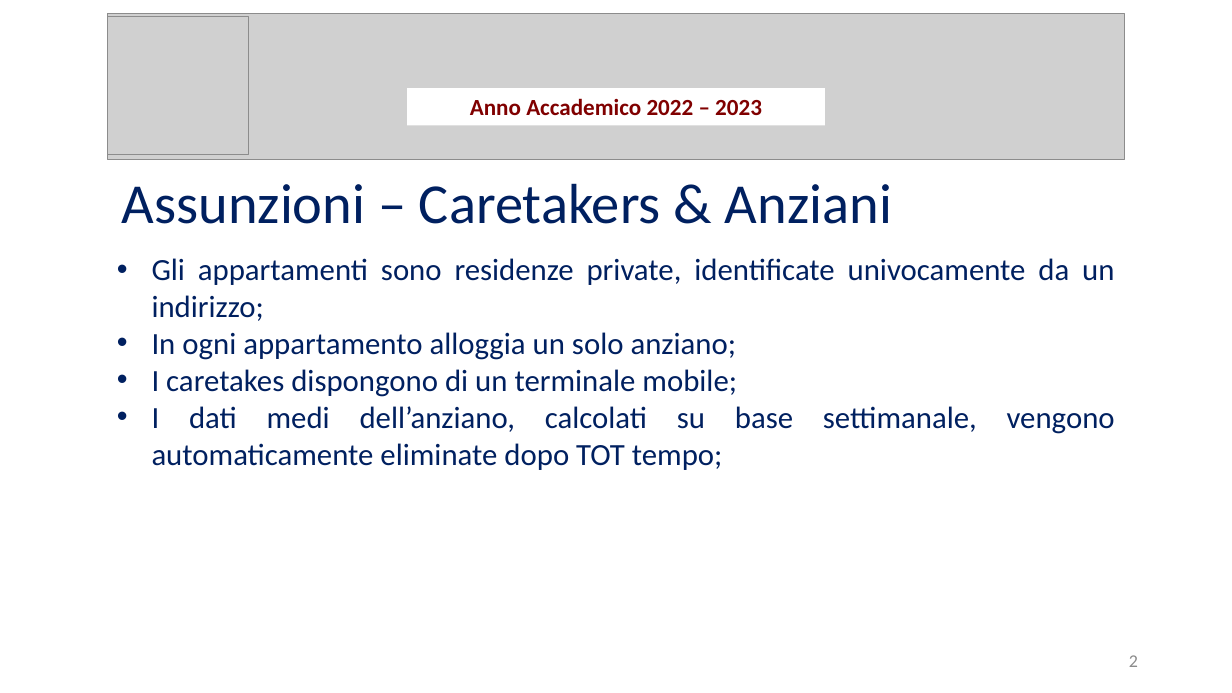
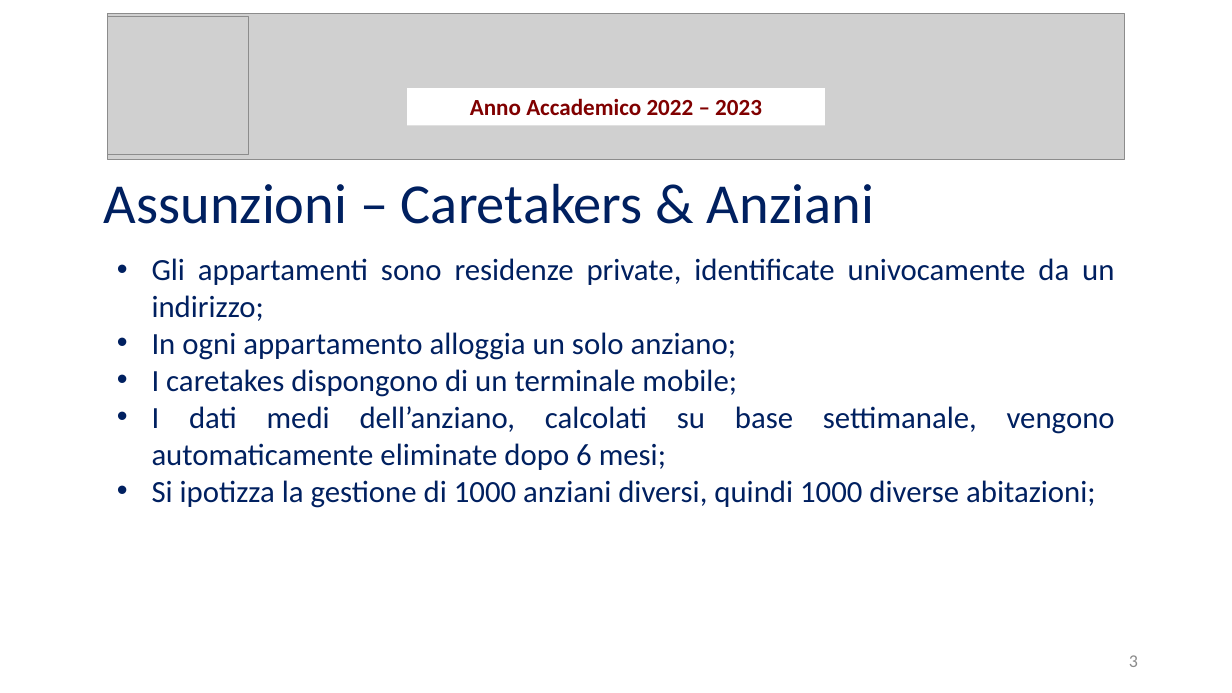
Before and after one commit to Wonderjack996/unimib-software-architecture, a slide deck: slide 3 of Progetto/Presentazione.pptx (slide 2 before the commit). Drawn at 1232x693 pixels with LibreOffice and Linux fonts; fonts in the diff are those of the drawing; grey boxes stand for pictures. Boxes give left, top, right and bottom in pixels: in the first picture for what was removed or moved away, otherwise in the second. Text is boxed around its words. In the diff, an @@ line names an element or a change of style, - is before the commit and + after.

```diff
--- a/Progetto/Presentazione.pptx
+++ b/Progetto/Presentazione.pptx
@@ text "Assunzioni – Caretakers & Anziani" at (x1=104, y1=183, x2=874, y2=224): alignment centre to justified @@
@@ text at (x1=152, y1=406, x2=1115, y2=508): text changed @@
-• I dati medi dell’anziano, calcolati su base settimanale, vengono automaticamente eliminate dopo TOT tempo;
+• I dati medi dell’anziano, calcolati su base settimanale, vengono automaticamente eliminate dopo 6 mesi;
+• Si ipotizza la gestione di 1000 anziani diversi, quindi 1000 diverse abitazioni;
@@ page number at (x1=1129, y1=655, x2=1138, y2=667): text changed @@
-2
+3
```
Also in this commit, not shown: 2 other slides changed, 1 slide added, 4 other files.
